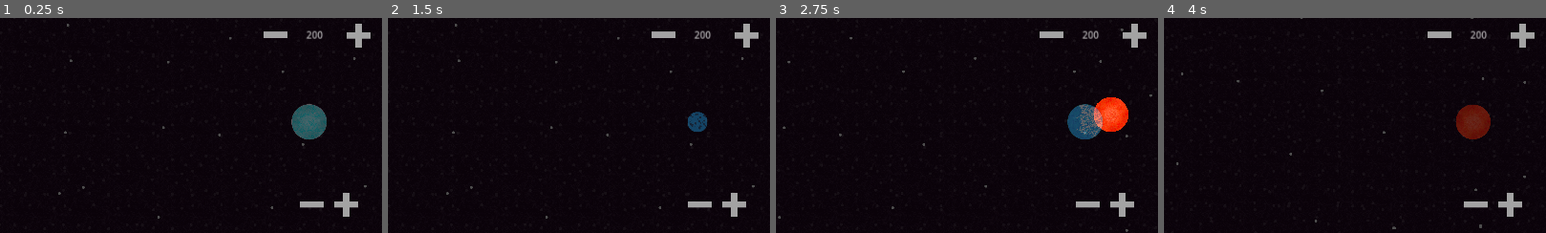
Above: before the commit, frames 1-4 (left to right).
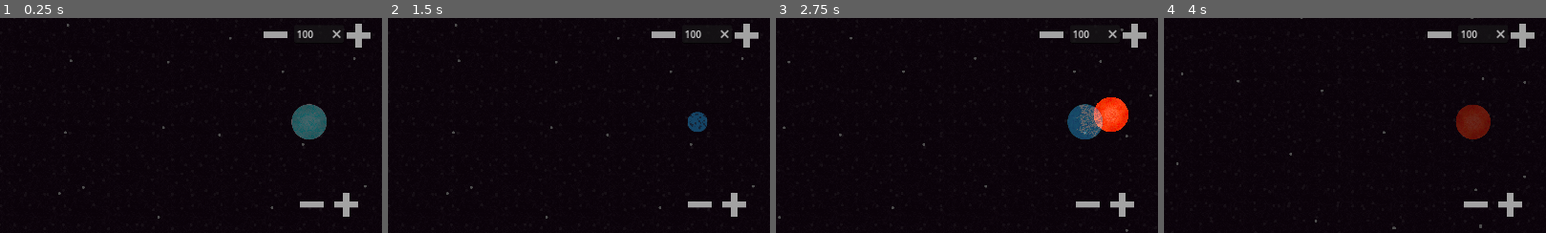
Above: after the commit, the same moments.

Repository: ArielLeiva/SimulacionGravitacional
Game: Godot game, scene res://scenes/space.tscn
Two runs of this game, one before a commit and one after it. Both use one fixed random seed, a clock stepped at 60 frames per second and the inputs below. Sound files missing from this copy of the repository are replaced by a short silence.
Inputs (mouse positions are % of the whole screen's width and height, from its top left):
- Up to frame 1 (0.25 s): no input
- Up to frame 2 (1.5 s): tap Enter at 0.5 s; move the mouse to (72, 45) at 0.52 s; press the mouse at (72, 45) at 0.53 s; hold F (fast_forward) 0.53-1.25 s; release the mouse at (72, 45) at 1.25 s; tap R (restart_scene) at 1.25 s; drag from (30, 55) to (50, 50) at 1.27 s
- Up to frame 3 (2.75 s): move the mouse to (60, 28) at 2.02 s; hold F (fast_forward) from 2.03 s (still down); hold Left (camera_left) from 2.03 s (still down); click (60, 28) at 2.3 s
- Up to frame 4 (4 s): release F (fast_forward) at 2.75 s; release Left (camera_left) at 2.75 s; drag from (45, 70) to (20, 35) at 2.77 s; move the mouse to (80, 65) at 3.52 s; hold Up (camera_up) from 3.53 s (still down); click (80, 65) at 3.8 s
The pictures show only the part of the screen within x 50-100%, y 6-56%; the shares and areas given below are measured in that part.

The runs differ from the first frame. In frame 1, 0.3% of the frame differs, in the area x 77-90%, y 5-10%; in frame 2, 0.3%; in frame 3, 0.3%; in frame 4, 0.3%.

Commit message:
Musiquita añadida

Diff:
--- a/project.godot
+++ b/project.godot
@@ -113,10 +113,6 @@
 ]
 }
 
-[input_devices]
-
-pointing/emulate_touch_from_mouse=true
-
 [rendering]
 
 renderer/rendering_method="mobile"
--- /dev/null
+++ b/scenes/Music.gd
@@ -0,0 +1,7 @@
+extends AudioStreamPlayer
+
+func _ready():
+	play()
+
+func _on_finished():
+	play()
--- a/scenes/TextEdit.gd
+++ b/scenes/TextEdit.gd
@@ -1,5 +1 @@
 extends TextEdit
-
-# Called every frame. 'delta' is the elapsed time since the previous frame.
-func _process(delta):
-	text = str(glob.new_mass)
--- a/scenes/UI.tscn
+++ b/scenes/UI.tscn
@@ -6,9 +6,8 @@
 [ext_resource type="Texture2D" uid="uid://c7agfl815n7ih" path="res://assets/less.png" id="4_pu8g2"]
 [ext_resource type="Texture2D" uid="uid://4famnhsrskd4" path="res://assets/electron.png" id="5_w1w1x"]
 [ext_resource type="Script" path="res://scenes/prev.gd" id="6_4seju"]
-[ext_resource type="Script" path="res://scripts/mass.gd" id="7_4qdln"]
 
-[node name="CanvasLayer" type="CanvasLayer"]
+[node name="UI" type="CanvasLayer"]
 script = ExtResource("1_e3c31")
 
 [node name="Buttons2" type="HBoxContainer" parent="."]
@@ -55,35 +54,22 @@
 texture_normal = ExtResource("4_pu8g2")
 action = "less_vol"
 
-[node name="prev" type="Sprite2D" parent="Buttons2" groups=["previsualization"]]
-modulate = Color(1, 1, 1, 0.376471)
-position = Vector2(-84, -468)
-texture = ExtResource("5_w1w1x")
-script = ExtResource("6_4seju")
-
 [node name="VBoxContainer" type="VBoxContainer" parent="."]
-visible = false
 offset_left = 1133.0
 offset_top = 52.0
 offset_right = 1216.0
 offset_bottom = 91.0
 
-[node name="LineEdit" type="LineEdit" parent="VBoxContainer"]
+[node name="mass_counter" type="LineEdit" parent="VBoxContainer" groups=["mass_counter"]]
 layout_mode = 2
-text = "pepe"
+text = "100"
 expand_to_text_length = true
 clear_button_enabled = true
 
-[node name="Mass2" type="HBoxContainer" parent="."]
-offset_left = 1153.0
-offset_top = 49.0
-offset_right = 1198.0
-offset_bottom = 88.0
+[node name="prev" type="Sprite2D" parent="VBoxContainer" groups=["previsualization"]]
+modulate = Color(1, 1, 1, 0.376471)
+position = Vector2(25, 162)
+texture = ExtResource("5_w1w1x")
+script = ExtResource("6_4seju")
 
-[node name="Label" type="Label" parent="Mass2"]
-modulate = Color(1, 1, 1, 0.666667)
-layout_mode = 2
-text = "100"
-horizontal_alignment = 1
-vertical_alignment = 1
-script = ExtResource("7_4qdln")
+[connection signal="text_submitted" from="VBoxContainer/mass_counter" to="." method="_on_line_edit_text_submitted"]
--- a/scenes/balls.tscn
+++ b/scenes/balls.tscn
@@ -5,7 +5,6 @@
 
 [sub_resource type="PhysicsMaterial" id="PhysicsMaterial_j0yhm"]
 friction = 0.0
-bounce = 0.2
 
 [sub_resource type="CircleShape2D" id="CircleShape2D_04t88"]
 radius = 59.5
@@ -22,3 +21,4 @@
 
 [node name="CollisionShape2D" type="CollisionShape2D" parent="."]
 shape = SubResource("CircleShape2D_04t88")
+disabled = true
--- a/scenes/container.tscn
+++ b/scenes/container.tscn
@@ -26,6 +26,7 @@
 stretch_mode = 1
 
 [node name="CollisionShape2D" type="CollisionShape2D" parent="LivingZone" groups=["container"]]
+visible = false
 shape = SubResource("RectangleShape2D_6ujro")
 
 [node name="walls" type="StaticBody2D" parent="."]
--- /dev/null
+++ b/scenes/mass_counter.gd
@@ -0,0 +1,11 @@
+extends LineEdit
+
+
+# Called when the node enters the scene tree for the first time.
+func _ready():
+	pass # Replace with function body.
+
+
+# Called every frame. 'delta' is the elapsed time since the previous frame.
+func _process(delta):
+	pass
--- a/scenes/node_killing.gd
+++ b/scenes/node_killing.gd
@@ -1,5 +1,4 @@
 extends Area2D
 
 func _on_body_exited(body):
-	print("DIE")
 	body.queue_free()
--- a/scenes/prev.gd
+++ b/scenes/prev.gd
@@ -4,6 +4,7 @@
 
 func _ready():
 	camera = get_tree().get_first_node_in_group("camera")
+	update_scale()
 
-func _process(_delta):
+func update_scale():
 	scale = Vector2(glob.new_vol, glob.new_vol) * camera.zoom.x
--- a/scenes/space.tscn
+++ b/scenes/space.tscn
@@ -1,9 +1,11 @@
-[gd_scene load_steps=6 format=3 uid="uid://d3i80ym3tqa2e"]
+[gd_scene load_steps=8 format=3 uid="uid://d3i80ym3tqa2e"]
 
 [ext_resource type="PackedScene" uid="uid://7x1we8o3gs3j" path="res://scenes/container.tscn" id="1_fgcaj"]
 [ext_resource type="PackedScene" uid="uid://ds146y5rievr3" path="res://scenes/UI.tscn" id="2_leqvt"]
 [ext_resource type="PackedScene" uid="uid://hq4uhs38wskj" path="res://scenes/arrow.tscn" id="5_pxeq6"]
+[ext_resource type="AudioStream" uid="uid://ccpf1ud2lfcfs" path="res://assets/in_space.mp3" id="6_krmbk"]
 [ext_resource type="Script" path="res://scripts/movecam.gd" id="6_nfv5j"]
+[ext_resource type="Script" path="res://scenes/Music.gd" id="7_kfu06"]
 [ext_resource type="Script" path="res://scripts/stage.gd" id="7_netmt"]
 
 [node name="Node2D" type="Node2D"]
@@ -24,3 +26,9 @@
 [node name="Arrow" parent="stage" instance=ExtResource("5_pxeq6")]
 visible = false
 modulate = Color(1, 1, 1, 0.447059)
+
+[node name="Music" type="AudioStreamPlayer" parent="."]
+stream = ExtResource("6_krmbk")
+script = ExtResource("7_kfu06")
+
+[connection signal="finished" from="Music" to="Music" method="_on_finished"]
--- a/scripts/balls.gd
+++ b/scripts/balls.gd
@@ -28,10 +28,11 @@
 		if is_inside_ball(camera.camera_to_global(event.position)):
 			queue_free()
 
-func _physics_process(_delta):
+func _physics_process(delta):
 	if glob.attract:
 		var rsqr = 0
 		for x in get_tree().get_nodes_in_group("balls"):
 			rsqr = x.position.distance_squared_to(position)
-			if rsqr != 0:
-				x.apply_central_impulse(1000 * mass * x.position.direction_to(position) / rsqr)
+			if rsqr != 0 :
+				#x.apply_central_impulse(1000 * mass * x.position.direction_to(position) / rsqr)
+				x.apply_force(x.position.direction_to(position)*((clamp(100000 * delta * mass * rsqr, 0, 9000))))
--- a/scripts/button_timer.gd
+++ b/scripts/button_timer.gd
@@ -7,14 +7,18 @@
 	match id:
 		0:
 			glob.new_mass += 100
+			get_tree().get_first_node_in_group("mass_counter").text = str(glob.new_mass)
 		1:
 			if	(glob.new_mass > 100):
 				glob.new_mass -= 100
+				get_tree().get_first_node_in_group("mass_counter").text = str(glob.new_mass)
 		2:
 			glob.new_vol += 0.1
+			get_tree().get_first_node_in_group("previsualization").update_scale()
 		3:
 			if (glob.new_vol > 0):
 				glob.new_vol -= 0.1
+				get_tree().get_first_node_in_group("previsualization").update_scale()
 
 func _ready():
 	change(button_id)
--- a/scripts/buttons.gd
+++ /dev/null
@@ -1,18 +0,0 @@
-extends Node
-
-@onready var st = get_node("../stage")
-
-# Called every frame. 'delta' is the elapsed time since the previous frame.
-func _process(delta):
-	if st.add_mass:
-		glob.new_mass += 100
-		st.add_mass = false
-	if st.sub_mass:
-		glob.new_mass -= 100
-		st.sub_mass = false
-	if st.add_vol:
-		glob.new_vol += 0.1
-		st.add_vol = false
-	if st.sub_vol:
-		glob.new_vol -= 0.1
-		st.sub_vol = false
--- a/scripts/mass.gd
+++ /dev/null
@@ -1,4 +0,0 @@
-extends Label
-
-func _process(_delta):
-	text = str(glob.new_mass)
--- a/scripts/movecam.gd
+++ b/scripts/movecam.gd
@@ -34,6 +34,7 @@
 	var des_offset = offset
 	des_zoom = clamp(des_zoom, min_zoom, max_zoom)
 	zoom = lerp(zoom, des_zoom, 0.1)
+	get_tree().get_first_node_in_group("previsualization").update_scale()
 	cont_limit = Vector2((cont_width-1280/zoom.x)/2, (cont_height - 720/zoom.y)/2)
 
 	var vel = Vector2(0,0)
--- a/scripts/screen.gd
+++ b/scripts/screen.gd
@@ -1,5 +1,16 @@
 extends CanvasLayer
+
+@onready var mass_counter = $VBoxContainer/mass_counter
 
 # Called when the node enters the scene tree for the first time.
 func _ready():
 	get_viewport().size = DisplayServer.screen_get_size()
+
+func _on_line_edit_text_submitted(new_text):
+	if int(new_text) != 0:
+		glob.new_mass = int(new_text)
+	else:
+		glob.new_mass = glob.min_mass
+	mass_counter.text = str(glob.new_mass)
+	mass_counter.visible = false
+	mass_counter.visible = true
--- a/scripts/stage.gd
+++ b/scripts/stage.gd
@@ -54,7 +54,7 @@
 			conds[i] = false
 		i += 1
 
-func _process(delta):
+func _process(_delta):
 
 	if Input.is_action_pressed("r_click"):
 		arrow.visible = false
@@ -68,6 +68,7 @@
 		elif Input.is_action_just_released("l_click"):
 			var x = ball.instantiate()
 			x.position = global_clicked_pos
+			print(glob.new_mass)
 			x.mass = glob.new_mass
 			x.proportion = glob.new_vol
 			x.linear_velocity = init_vector / camera.zoom.x
--- a/scripts/vars.gd
+++ b/scripts/vars.gd
@@ -1,8 +1,14 @@
 extends Node
 
 var attract: bool = false
-var new_mass: float = 200
+var new_mass: float = 100
+@export var max_mass: float = 2**25
+@export var min_mass: float = 100
+
 var new_vol: float = 1
+@export var min_vol: float = 3
+@export var max_vol: float = 0.02
+
 const base_ball_size = 60
 # Best collision size obtained by trial and error
 const base_ball_col_size = 59.5
Not shown, added: assets/in_space.mp3.import
Not shown, added: assets/in_space.ogg.import
Not shown, added: assets/in_space.wav.import
Not shown, changed: export_presets.cfg
Not shown: 1 places in scenes/UI.tscn that only renumber resources
Not shown, added: assets/in_space.mp3
Not shown, added: assets/in_space.ogg
Not shown, added: assets/in_space.wav
